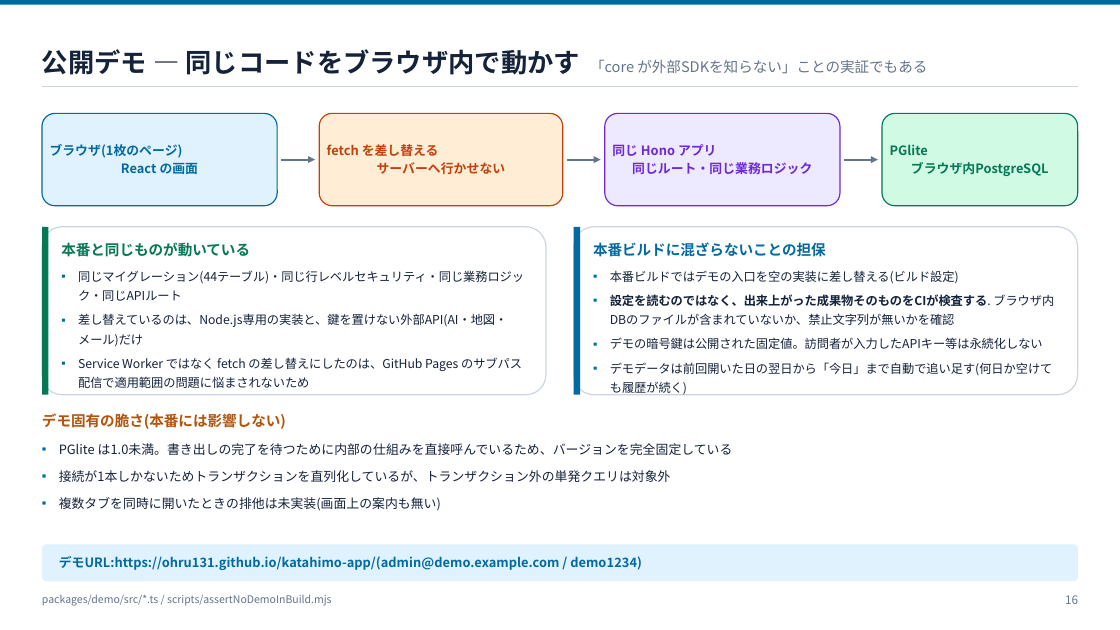
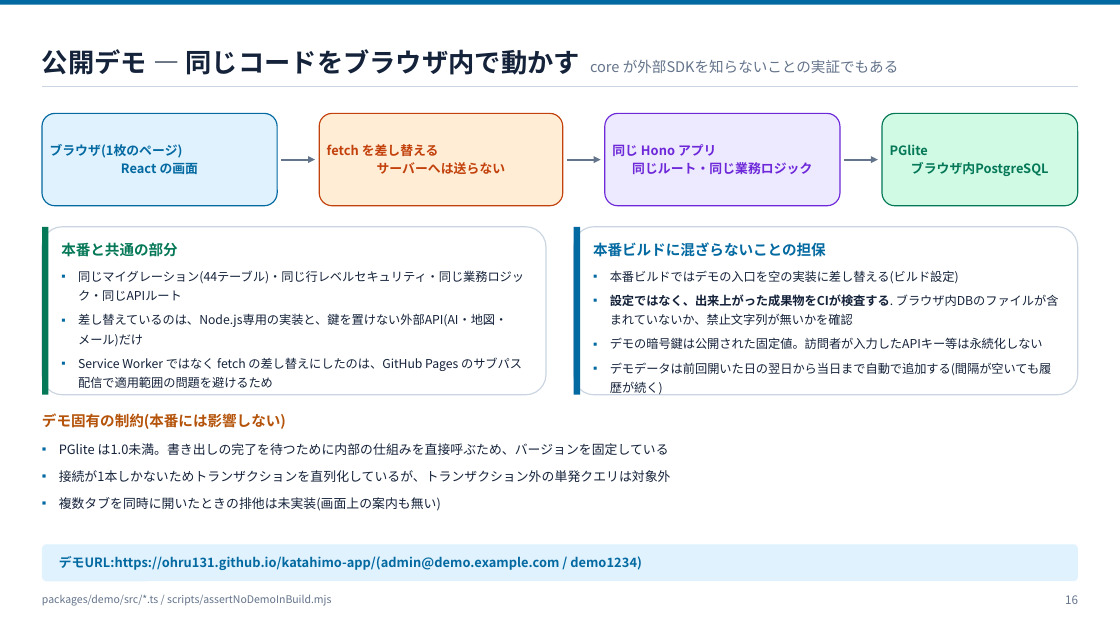
Before and after one commit to ohru131/katahimo-app, a slide deck: slide 16 of doc/slides/architecture.pptx. Drawn at 1120x630 pixels with LibreOffice and Linux fonts; fonts in the diff are those of the drawing. Boxes give left, top, right and bottom in pixels: in the first picture for what was removed or moved away, otherwise in the second. Text is boxed around its words. In the diff, an @@ line names an element or a change of style, - is before the commit and + after.

Commit message:
スライドの文言を、誇張や演出のない自然な日本語に直す (#23)
doc/slides の3資料(architecture / db-review / db-for-business)を生成する
scripts/slides/*.py の文字列を見直し、強調語・自己言及・標語・擬人化・
強調目的の「」を取り除いた。内容・数値・参照ラベルは不変。pptx を再生成し、
枚数(21 / 30 / 54)が変わらないことを確認。

```diff
--- a/doc/slides/architecture.pptx
+++ b/doc/slides/architecture.pptx
@@ text at bbox=[42, 49, 899, 75]: text changed @@
-公開デモ — 同じコードをブラウザ内で動かす 「core が外部SDKを知らない」ことの実証でもある
+公開デモ — 同じコードをブラウザ内で動かす core が外部SDKを知らないことの実証でもある
@@ text in rounded rectangle at bbox=[327, 144, 506, 174]: text changed @@
-fetch を差し替える
-サーバーへ行かせない
+fetch を差し替える
+サーバーへは送らない
@@ text at bbox=[61, 242, 177, 257]: text changed @@
-本番と同じものが動いている
+本番と共通の部分
@@ text at bbox=[610, 294, 1059, 325]: text changed @@
-▪ 設定を読むのではなく、出来上がった成果物そのものをCIが検査する. ブラウザ内DBのファイルが含まれていないか、禁止文字列が無いかを確認
+▪ 設定ではなく、出来上がった成果物をCIが検査する. ブラウザ内DBのファイルが含まれていないか、禁止文字列が無いかを確認
@@ text at bbox=[78, 357, 522, 388]: text changed @@
-▪ Service Worker ではなく fetch の差し替えにしたのは、GitHub Pages のサブパス配信で適用範囲の問題に悩まされないため
+▪ Service Worker ではなく fetch の差し替えにしたのは、GitHub Pages のサブパス配信で適用範囲の問題を避けるため
@@ text at bbox=[610, 362, 1052, 395]: text changed @@
-▪ デモデータは前回開いた日の翌日から「今日」まで自動で追い足す(何日か空けても履歴が続く)
+▪ デモデータは前回開いた日の翌日から当日まで自動で追加する(間隔が空いても履歴が続く)
@@ text at bbox=[42, 413, 286, 429]: text changed @@
-デモ固有の脆さ(本番には影響しない)
+デモ固有の制約(本番には影響しない)
@@ text at bbox=[59, 443, 669, 455]: text changed @@
-▪ PGlite は1.0未満。書き出しの完了を待つために内部の仕組みを直接呼んでいるため、バージョンを完全固定している
+▪ PGlite は1.0未満。書き出しの完了を待つために内部の仕組みを直接呼ぶため、バージョンを固定している
```
Also in this commit, not shown: 18 other slides changed, 6 other files.
